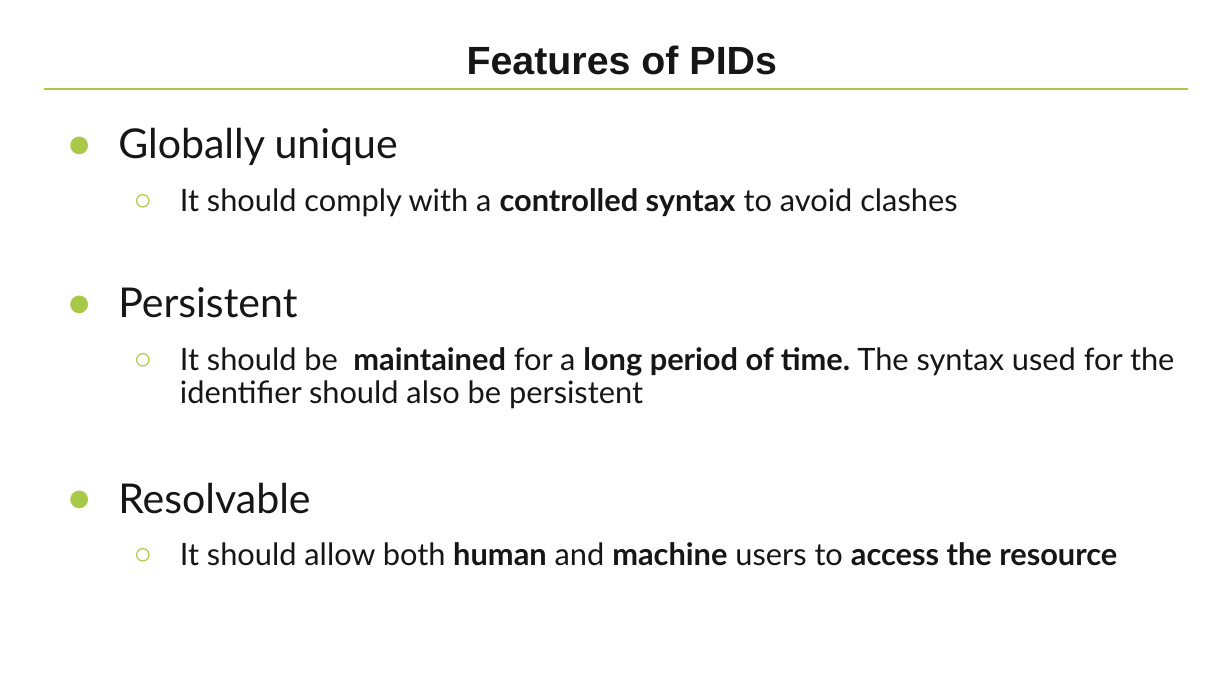
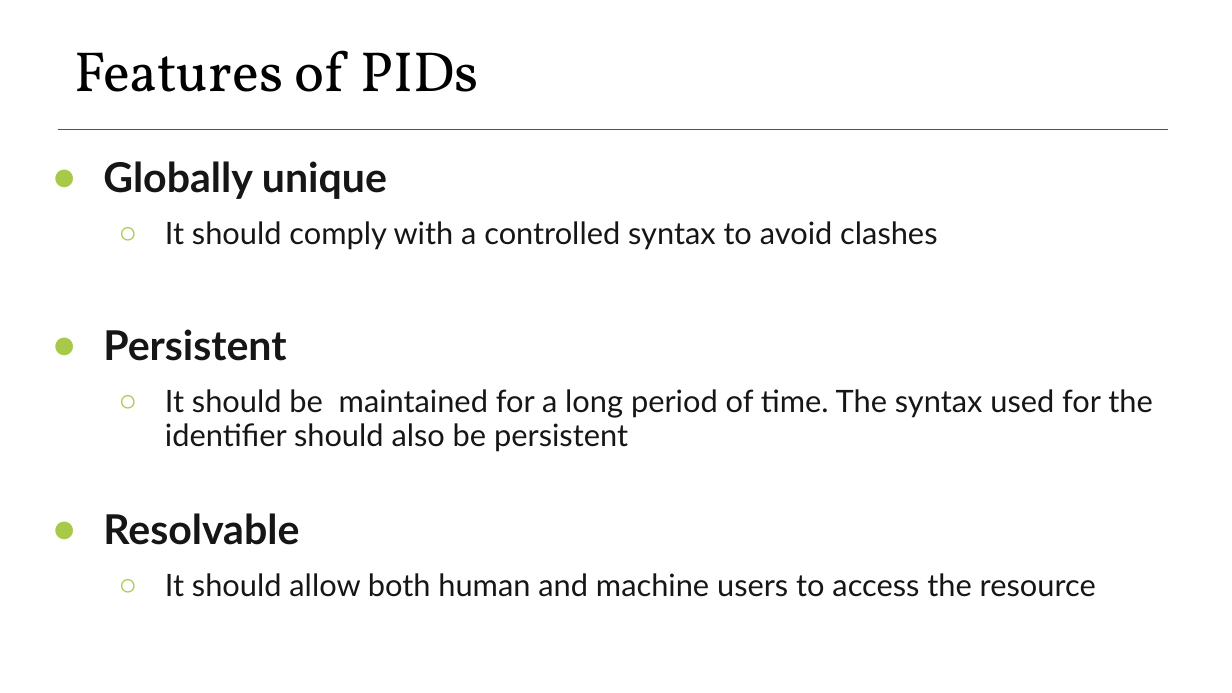
Before and after one commit to elixir-europe-training/ELIXIR-TrP-FAIR-Material-By-Design, a slide deck: slide 5 of docs/supplementary/presentations/ch_08_Unique_identifiers/Session 8 - Unique identifiers for training materials.pptx. Drawn at 1232x693 pixels with LibreOffice and Linux fonts; fonts in the diff are those of the drawing; background and template pictures are left out. Boxes give left, top, right and bottom in pixels: in the first picture for what was removed or moved away, otherwise in the second. Text is boxed around its words. In the diff, an @@ line names an element or a change of style, - is before the commit and + after.

```diff
--- a/docs/supplementary/presentations/ch_08_Unique_identifiers/Session 8 - Unique identifiers for training materials.pptx
+++ b/docs/supplementary/presentations/ch_08_Unique_identifiers/Session 8 - Unique identifiers for training materials.pptx
@@ text "Features of PIDs": place and size @@
-text "Features of PIDs" at bbox=[467, 45, 776, 75]
+text "Features of PIDs" at bbox=[74, 50, 479, 92]
@@ text "Features of PIDs" at bbox=[74, 50, 479, 92]: size 23 to 33 pt, font Arial to Vollkorn, text colour #171616 to #000000, bold off; alignment centre to left @@
@@ line removed from (43, 89) to (1189, 89) @@
@@ line added from (58, 129) to (1168, 129), #44546A 0.56 pt @@
@@ text removed at bbox=[118, 127, 1174, 566] @@
-● Globally unique
-  ○ It should comply with a controlled syntax to avoid clashes
-● Persistent
-  ○ It should be maintained for a long period of time. The syntax used for the identifier should also be persistent
-● Resolvable
-  ○ It should allow both human and machine users to access the resource
@@ text added at bbox=[103, 161, 937, 250], 18 pt, text #171616 @@
+● Globally unique
+  ○ It should comply with a controlled syntax to avoid clashes
@@ text added at bbox=[103, 329, 1152, 452], 18 pt, text #171616 @@
+● Persistent
+  ○ It should be maintained for a long period of time. The syntax used for the identifier should also be persistent
@@ text added at bbox=[103, 513, 1096, 597], 18 pt, text #171616 @@
+● Resolvable
+  ○ It should allow both human and machine users to access the resource
```
Also in this commit, not shown: 11 other slides changed, 6 slides added, 4 slides removed, 3 other files.
